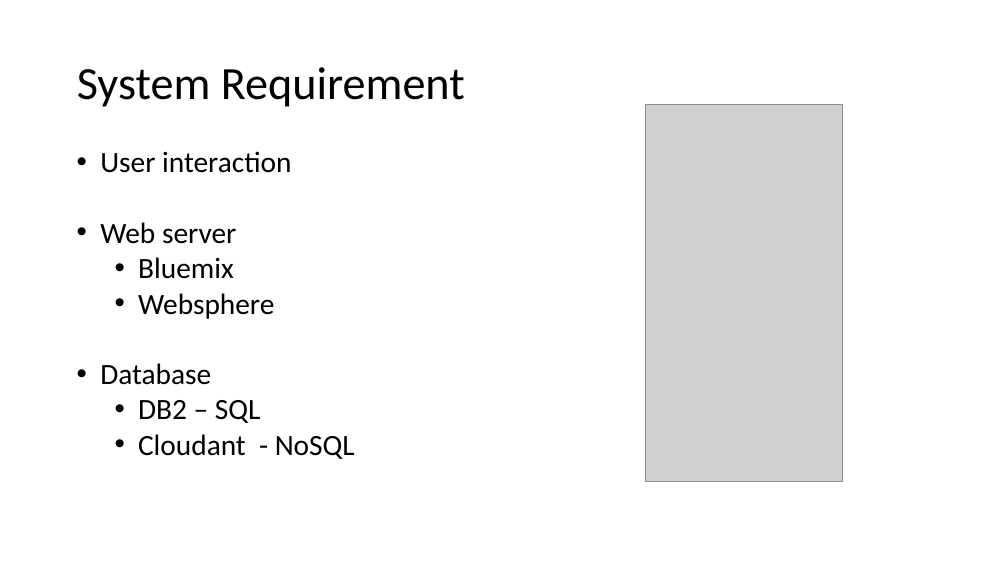
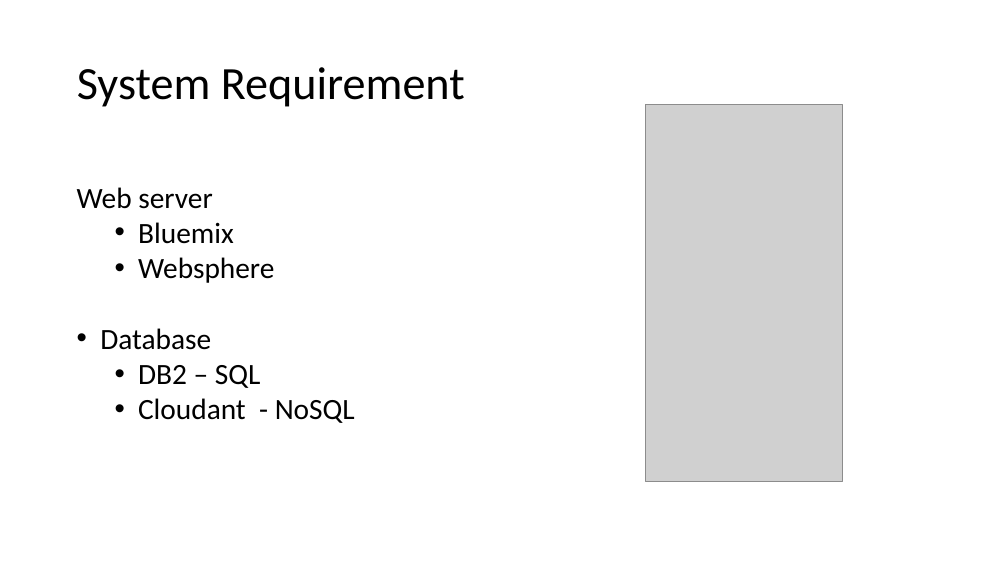
Before and after one commit to dblixt/2DV512, a slide deck: slide 4 of documentation/presentation/Internet of Dogs.pptx. Drawn at 1008x567 pixels with LibreOffice and Linux fonts; fonts in the diff are those of the drawing; grey boxes stand for pictures. Boxes give left, top, right and bottom in pixels: in the first picture for what was removed or moved away, otherwise in the second. Text is boxed around its words. In the diff, an @@ line names an element or a change of style, - is before the commit and + after.

```diff
--- a/documentation/presentation/Internet of Dogs.pptx
+++ b/documentation/presentation/Internet of Dogs.pptx
@@ text at box(100, 151, 291, 173): paragraph removed @@
-• User interaction
@@ text at box(77, 187, 212, 209): bullet • to none @@
```
Also in this commit, not shown: 2 other slides changed.
